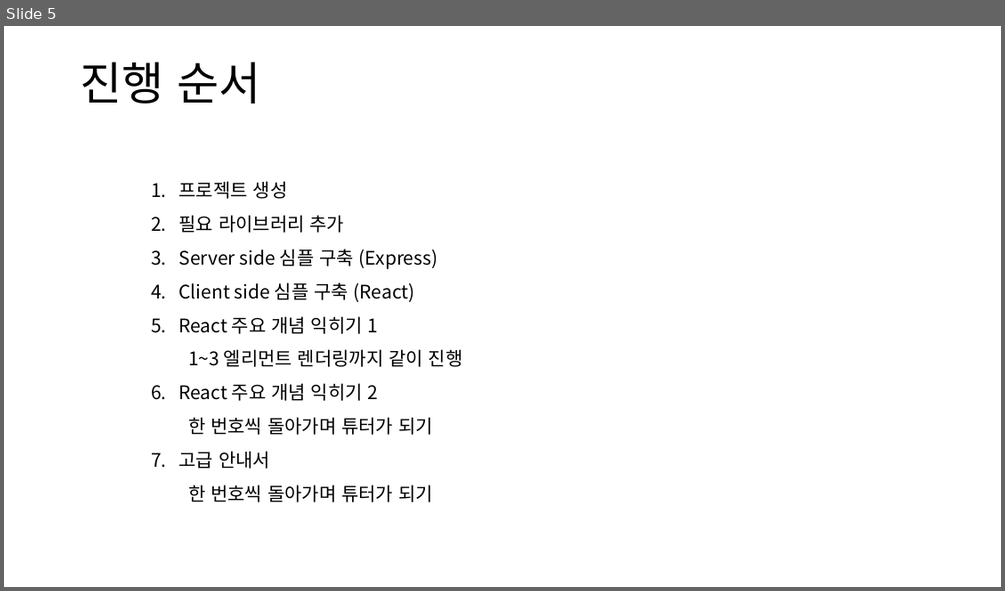
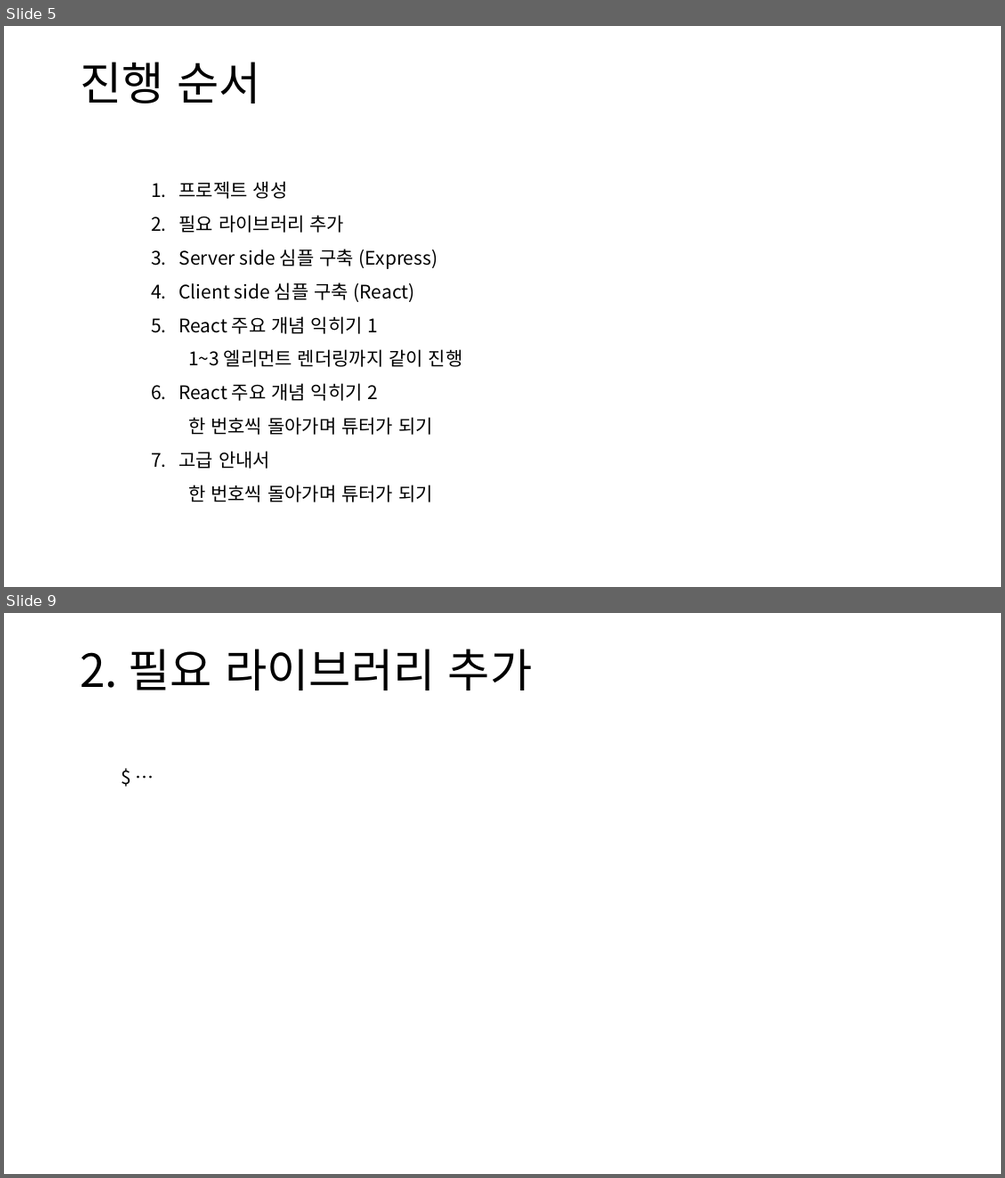
Before and after one commit to Humax-tut/jjsong2, a slide deck: React_Study.pptx. Shown one above the other, each under a label of ours: slide 5 before the commit, slides 5 and 9 after it; the slides between them are not shown. The pictures are 1005x591 and 1005x1178 pixels, drawn with LibreOffice and Linux fonts; fonts in the diff are those of the drawing. Boxes give left, top, right and bottom in pixels: in the first picture for what was removed or moved away, otherwise in the second. Text is boxed around its words. In the diff, an @@ line names an element or a change of style, - is before the commit and + after.

```diff
--- a/React_Study.pptx
+++ b/React_Study.pptx
@@ slide 9 added at bbox=[4, 613, 1001, 1174], background #FFFFFF @@
@@ title added at bbox=[80, 649, 532, 690], 44 pt, text #000000 @@
+2. 필요 라이브러리 추가
@@ text added at bbox=[113, 739, 612, 815], 18 pt, text #000000 @@
+$ …
```
Also in this commit, not shown: 2 slides changed, 3 other slides added.
